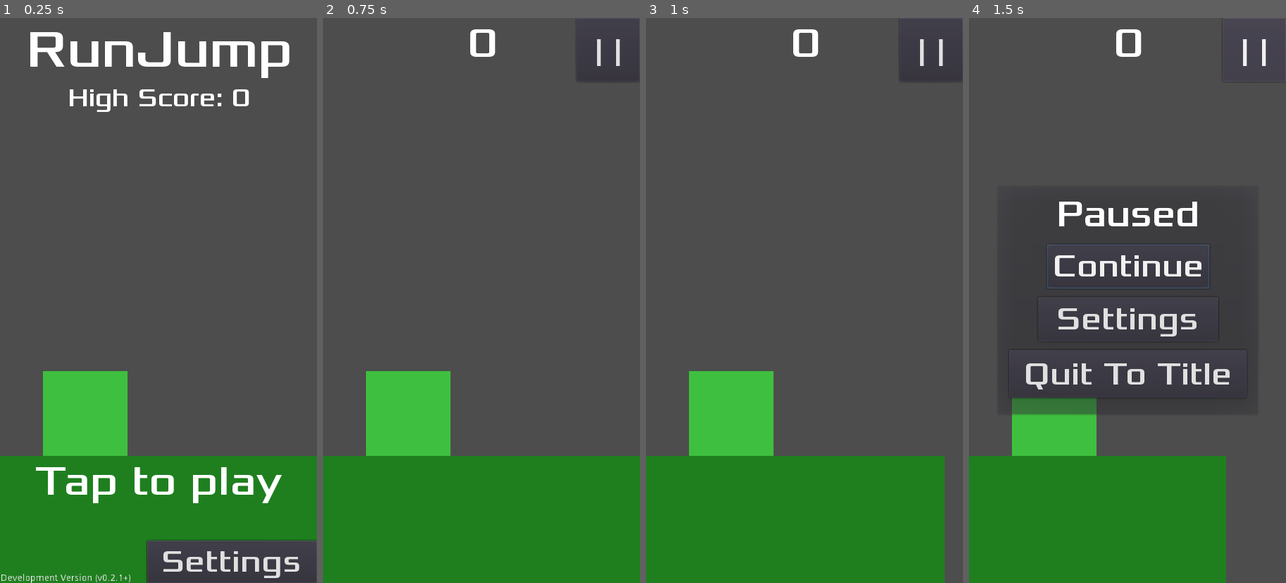
Above: before the commit, frames 1-4 (left to right).
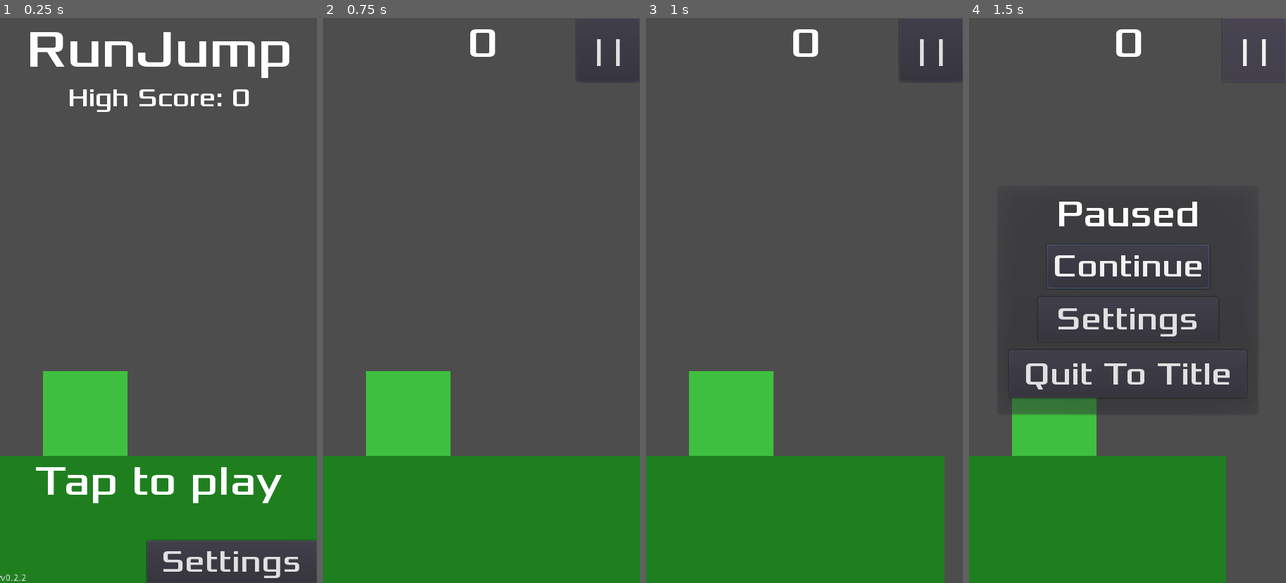
Above: after the commit, the same moments.

Repository: tomas7770/RunJump
Game: Godot game, scene res://scenes/Title.tscn
Two runs of this game, one before a commit and one after it. Both use one fixed random seed, a clock stepped at 60 frames per second and the inputs below.
Inputs (mouse positions are in pixels of both pictures, inside the frame that each line leads up to):
- Up to frame 1 (0.25 s): no input
- Up to frame 2 (0.75 s): tap Enter at 0.5 s; move the mouse to (551, 272) at 0.52 s; click (551, 272) at 0.67 s
- Up to frame 3 (1 s): no input
- Up to frame 4 (1.5 s): click "| |" at 1.25 s

The runs differ from the first frame. In frame 1, 0.2% of the frame differs, in the area x 0-42%, y 98-100%; in frame 2, nothing differs; in frame 3, nothing differs; in frame 4, nothing differs.

Commit message:
Disabled SpawnTimer auto-start and enabled one-shot. Fixed rare bug related to timers not performing timeout actions when the game was paused. Updated version to v0.2.2.

Diff:
--- a/scenes/GlobalVariables.gd
+++ b/scenes/GlobalVariables.gd
@@ -1,6 +1,6 @@
 extends Node
 
-const GAME_VERSION = "Development Version (v0.2.1+)"
+const GAME_VERSION = "v0.2.2"
 var high_score = 0 setget highscore_set, highscore_get # Data ID 0
 var sound_mute = false setget mute_set, mute_get # Data ID 1
 var sound_shift = false setget sfxshift_set, sfxshift_get # Data ID 2
--- a/scenes/Main.gd
+++ b/scenes/Main.gd
@@ -54,19 +54,17 @@
 			platX.position.x -= speed*delta
 
 func _on_SpawnTimer_timeout():
-	if !(GlobalVariables.pause):
-		var plat = Platform.instance()
-		add_child(plat)
-		plat.scale = Vector2(1+randi()%5,min(1+randi()%5,last_height+3)) # 1-5
-		last_height = plat.scale.y
-		plat.position = Vector2(screen_size.x+32*plat.scale.x,screen_size.y-32*plat.scale.y)
-		$SpawnTimer.start(plat.scale.x/(2.0*(speed/200.0)))
+	var plat = Platform.instance()
+	add_child(plat)
+	plat.scale = Vector2(1+randi()%5,min(1+randi()%5,last_height+3)) # 1-5
+	last_height = plat.scale.y
+	plat.position = Vector2(screen_size.x+32*plat.scale.x,screen_size.y-32*plat.scale.y)
+	$SpawnTimer.start(plat.scale.x/(2.0*(speed/200.0)))
 
 func _on_ScoreTimer_timeout():
-	if !(GlobalVariables.pause):
-		score += 1
-		speed += 2
-		$HUD.update_score(score)
+	score += 1
+	speed += 2
+	$HUD.update_score(score)
 
 func _exit_tree():
 	GlobalVariables.highscore_set(score)
--- a/scenes/Main.tscn
+++ b/scenes/Main.tscn
@@ -14,7 +14,7 @@
 
 [node name="SpawnTimer" type="Timer" parent="."]
 wait_time = 1.5
-autostart = true
+one_shot = true
 
 [node name="ScoreTimer" type="Timer" parent="."]
 
